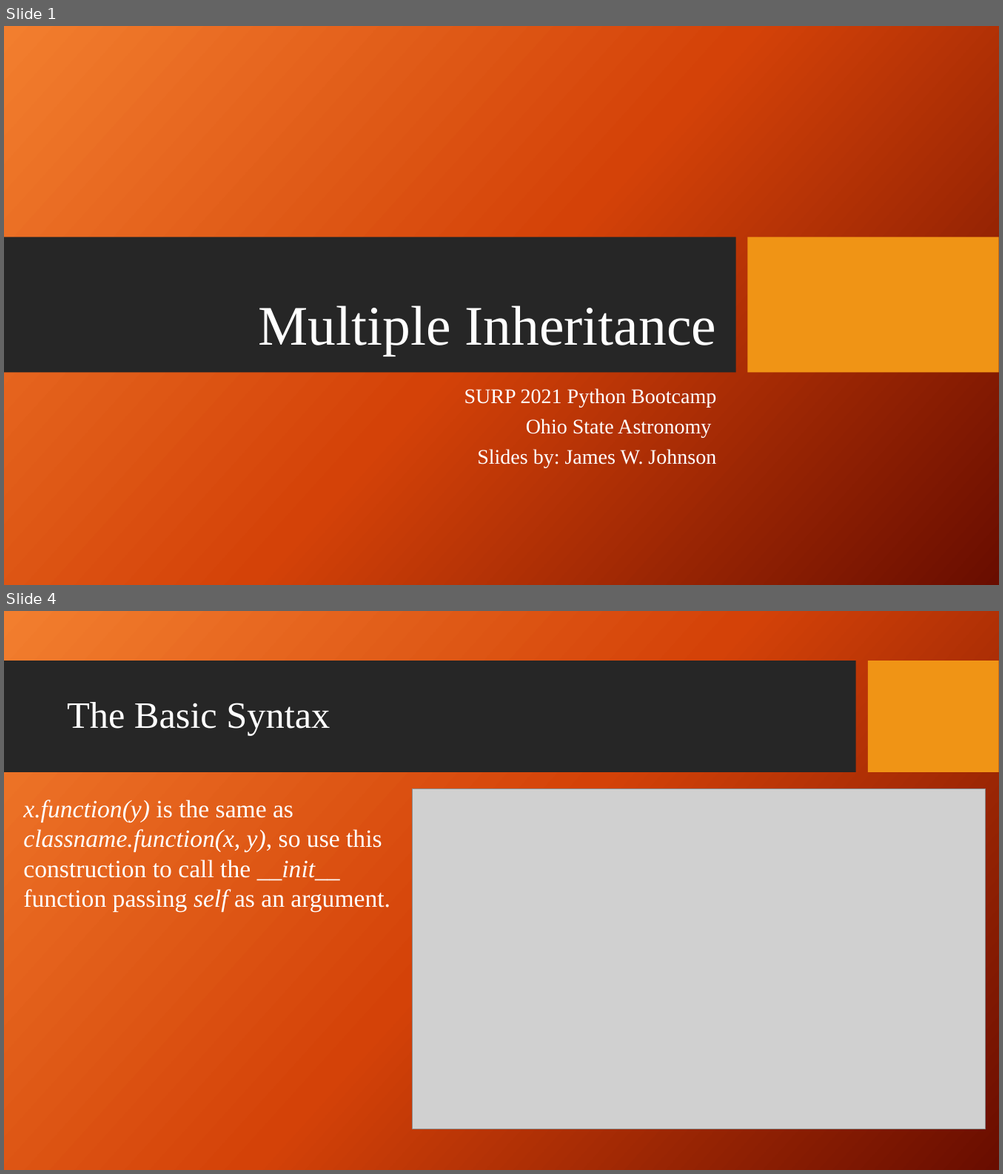
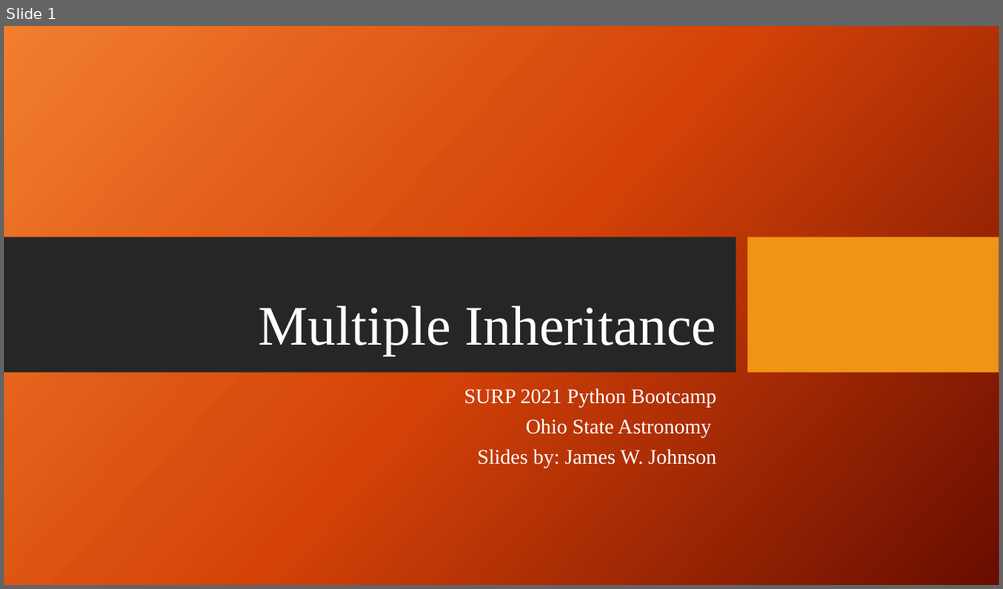
Before and after one commit to giganano/PythonBootcamp, a slide deck: slides/multiple_inheritance.pptx. Shown one above the other, each under a label of ours: slides 1 and 4 before the commit, slide 1 after it; the slides between them are not shown. The pictures are 1003x1174 and 1003x589 pixels, drawn with LibreOffice and Linux fonts; fonts in the diff are those of the drawing; grey boxes stand for pictures; background and template pictures are left out. Boxes give left, top, right and bottom in pixels: in the first picture for what was removed or moved away, otherwise in the second. Text is boxed around its words. In the diff, an @@ line names an element or a change of style, - is before the commit and + after.

```diff
--- a/slides/multiple_inheritance.pptx
+++ b/slides/multiple_inheritance.pptx
@@ slide 4 removed at box(4, 611, 999, 1170), background picture (left out) @@
@@ rectangle removed at box(4, 661, 855, 773) @@
@@ rectangle removed at box(868, 661, 999, 773) @@
@@ title removed at box(67, 702, 330, 736) @@
-The Basic Syntax
@@ text removed at box(23, 800, 390, 911) @@
-x.function(y) is the same as classname.function(x, y), so use this construction to call the __init__ function passing self as an argument.
@@ picture removed at box(412, 789, 985, 1130) @@
```
Also in this commit, not shown: 5 slides changed, 7 slides added, 3 other slides removed.
